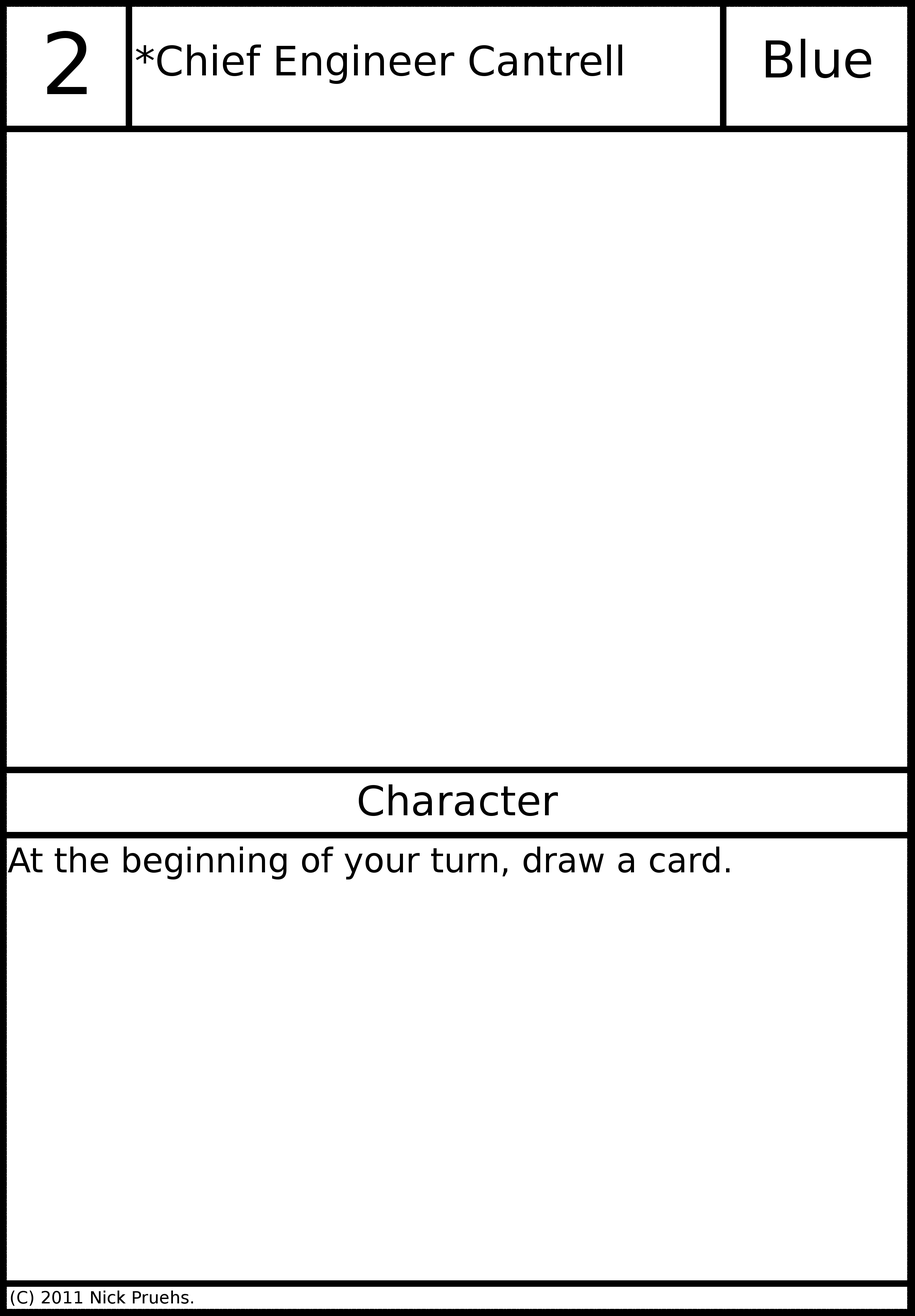
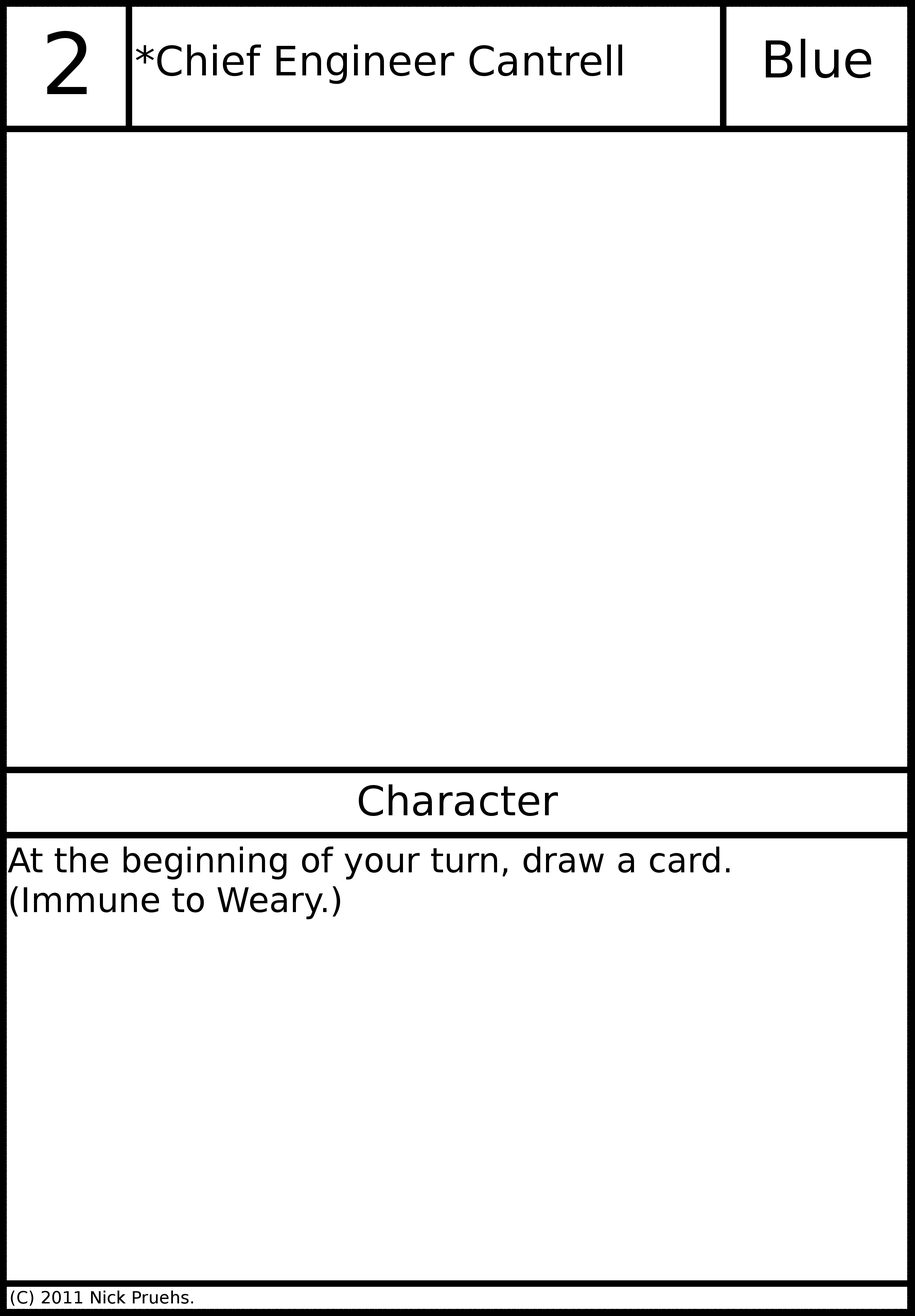
Before/after of a 915px x 1316px layered artwork. What changed in the layer stack:
painted on "Card Text" over [10, 886, 340, 920]
